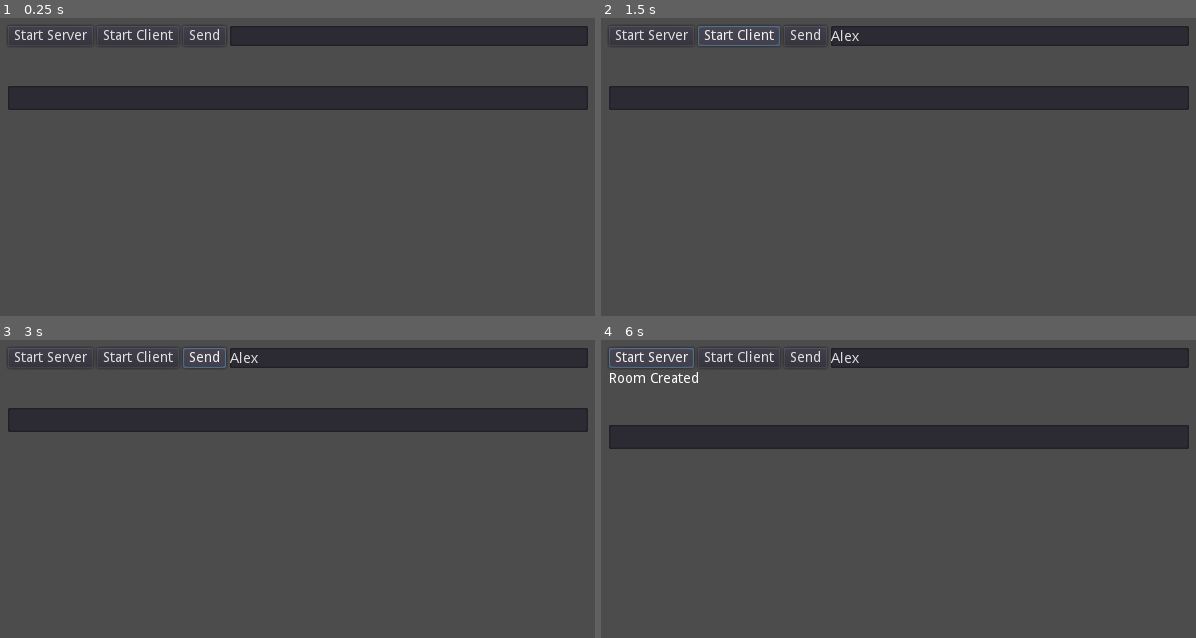
Above: before the commit, frames 1-4 (two rows, left to right).
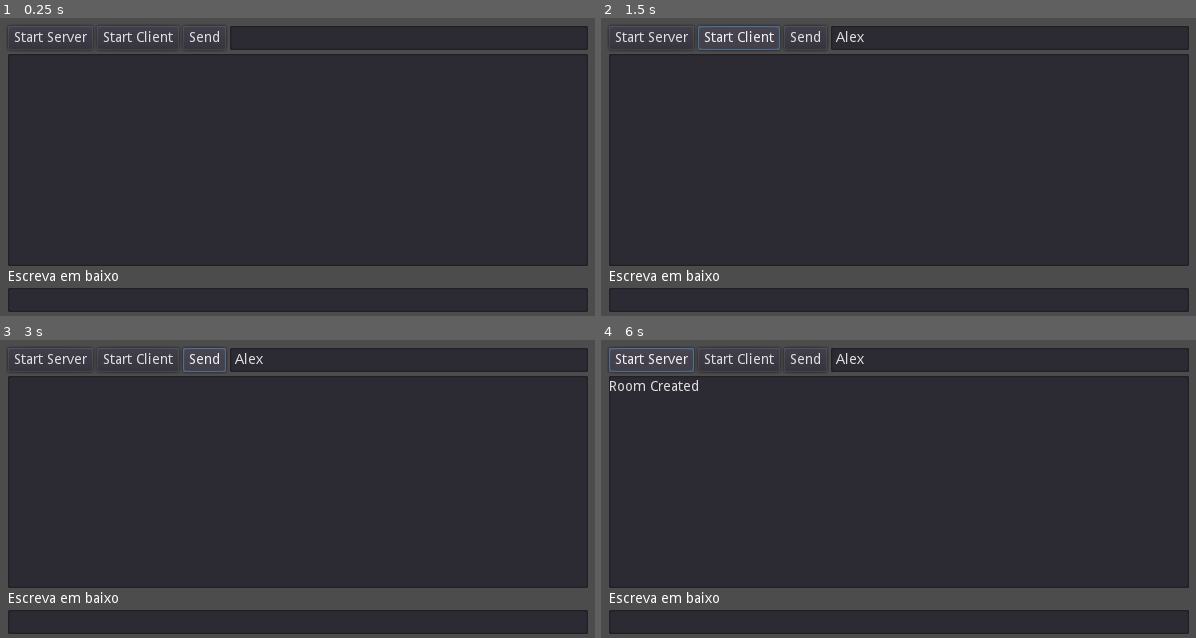
Above: after the commit, the same moments.

Repository: LuizAntonioPereira/Client_Server_multiplayer
Game: Godot game, scene res://Network.tscn
Two runs of this game, one before a commit and one after it. Both use one fixed random seed, a clock stepped at 60 frames per second and the inputs below.
Inputs (mouse positions are in pixels of both pictures, inside the frame that each line leads up to):
- Up to frame 1 (0.25 s): no input
- Up to frame 2 (1.5 s): click (1011, 35) at 0.52 s; type "Alex" at 0.6 s; click "Start Client" at 1.25 s
- Up to frame 3 (3 s): click "Start Client" at 2 s; click "Send" at 2.75 s
- Up to frame 4 (6 s): click "Send" at 3.5 s; click "Start Client" at 4.25 s; click "Send" at 5 s; click "Start Server" at 5.75 s

The runs differ from the first frame. In frame 1, 71% of the frame differs, in the area x 1-99%, y 3-99%; in frame 2, 71%; in frame 3, 71%; in frame 4, 71%.

Commit message:
up

Diff:
--- a/Network.tscn
+++ b/Network.tscn
@@ -11,6 +11,7 @@
 margin_left = 10.0
 margin_top = 10.0
 margin_right = -10.0
+margin_bottom = 296.0
 script = ExtResource( 1 )
 __meta__ = {
 "_edit_use_anchors_": false
@@ -18,43 +19,46 @@
 
 [node name="HBoxContainer" type="HBoxContainer" parent="CanvasLayer/Control"]
 margin_right = 580.0
-margin_bottom = 20.0
+margin_bottom = 24.0
 
 [node name="ServerButton" type="Button" parent="CanvasLayer/Control/HBoxContainer"]
 margin_right = 85.0
-margin_bottom = 20.0
+margin_bottom = 24.0
 text = "Start Server"
 
 [node name="ClientButton" type="Button" parent="CanvasLayer/Control/HBoxContainer"]
 margin_left = 89.0
 margin_right = 171.0
-margin_bottom = 20.0
+margin_bottom = 24.0
 text = "Start Client"
 
 [node name="SendButton" type="Button" parent="CanvasLayer/Control/HBoxContainer"]
 margin_left = 175.0
 margin_right = 218.0
-margin_bottom = 20.0
+margin_bottom = 24.0
 text = "Send"
 
-[node name="TextEdit" type="TextEdit" parent="CanvasLayer/Control/HBoxContainer"]
+[node name="TextEdit" type="LineEdit" parent="CanvasLayer/Control/HBoxContainer"]
 margin_left = 222.0
 margin_right = 580.0
-margin_bottom = 20.0
+margin_bottom = 24.0
 size_flags_horizontal = 3
 size_flags_vertical = 3
 
-[node name="Status" type="Label" parent="CanvasLayer/Control"]
-margin_top = 24.0
+[node name="Status" type="TextEdit" parent="CanvasLayer/Control"]
+margin_top = 28.0
 margin_right = 580.0
-margin_bottom = 38.0
+margin_bottom = 240.0
+size_flags_horizontal = 3
+size_flags_vertical = 3
 
 [node name="Log" type="Label" parent="CanvasLayer/Control"]
-margin_top = 42.0
+margin_top = 244.0
 margin_right = 580.0
-margin_bottom = 56.0
+margin_bottom = 258.0
+text = "Escreva em baixo"
 
 [node name="LineEdit" type="LineEdit" parent="CanvasLayer/Control"]
-margin_top = 60.0
+margin_top = 262.0
 margin_right = 580.0
-margin_bottom = 84.0
+margin_bottom = 286.0
